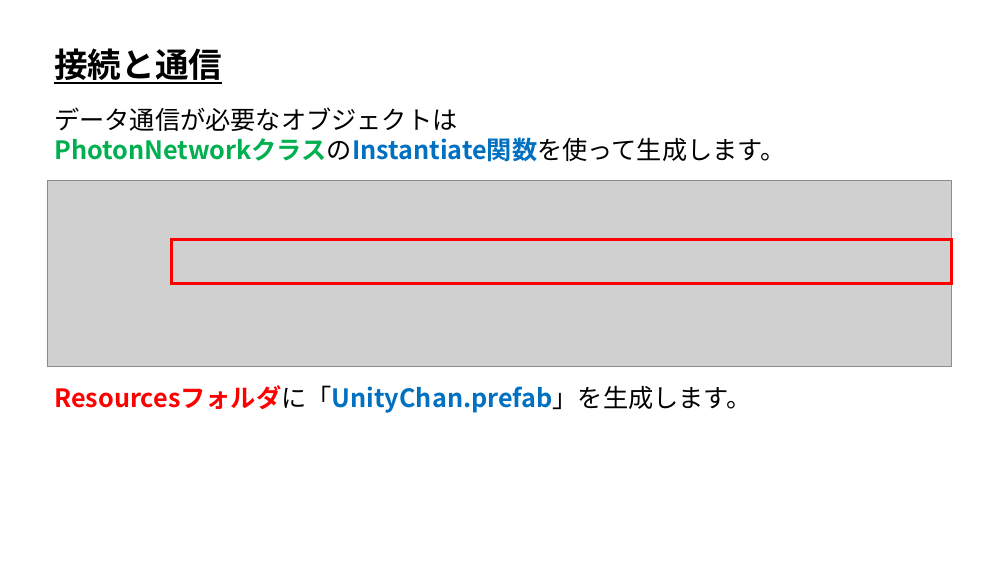
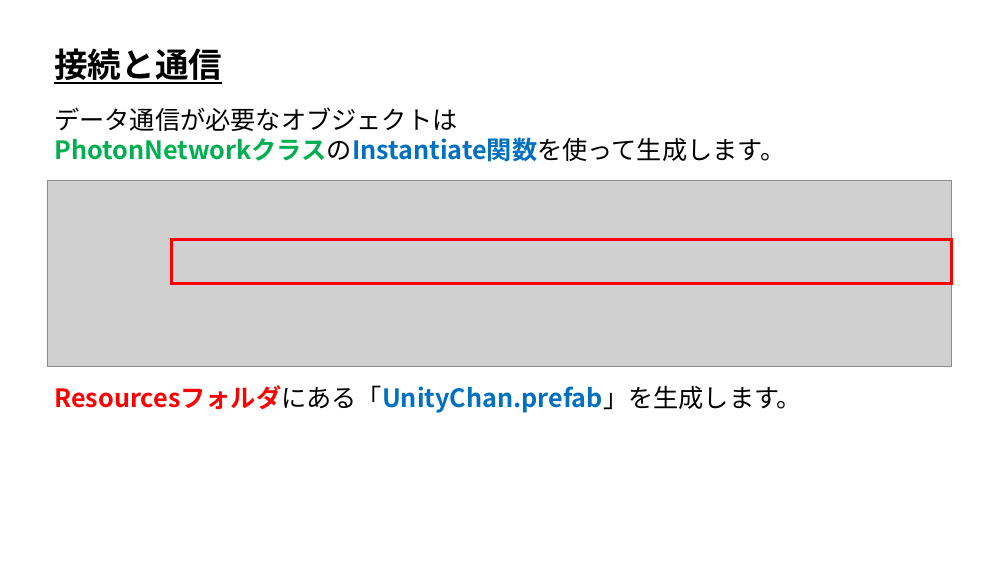
Before and after one commit to ArakiYusuke-Ohara/Textbook, a slide deck: slide 18 of ゲーム科3年/00_前期/オンラインゲームプログラミングⅡ/03_接続と同期.pptx. Drawn at 1008x567 pixels with LibreOffice and Linux fonts; fonts in the diff are those of the drawing; grey boxes stand for pictures. Boxes give left, top, right and bottom in pixels: in the first picture for what was removed or moved away, otherwise in the second. Text is boxed around its words. In the diff, an @@ line names an element or a change of style, - is before the commit and + after.

Commit message:
誤字修正

```diff
--- a/ゲーム科3年/00_前期/オンラインゲームプログラミングⅡ/03_接続と同期.pptx
+++ b/ゲーム科3年/00_前期/オンラインゲームプログラミングⅡ/03_接続と同期.pptx
@@ text at (54, 385, 802, 413): text changed @@
-Resourcesフォルダに「UnityChan.prefab」を生成します。
+Resourcesフォルダにある「UnityChan.prefab」を生成します。
```
